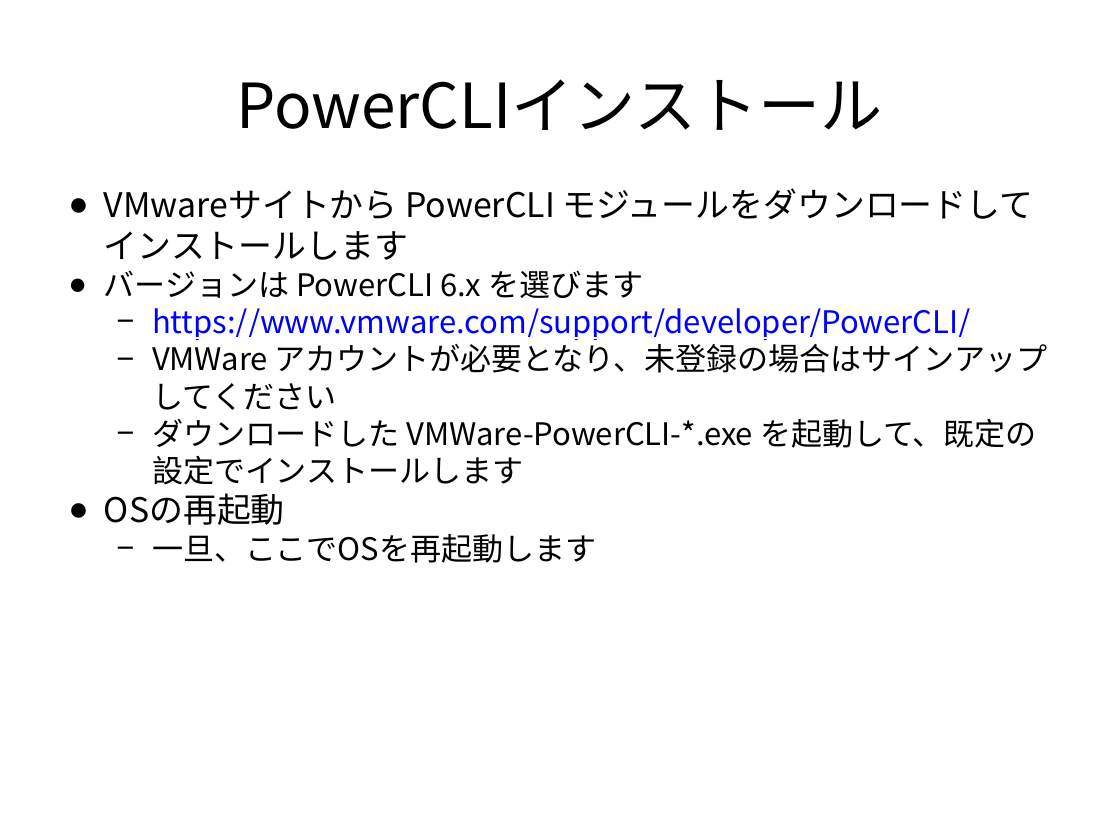
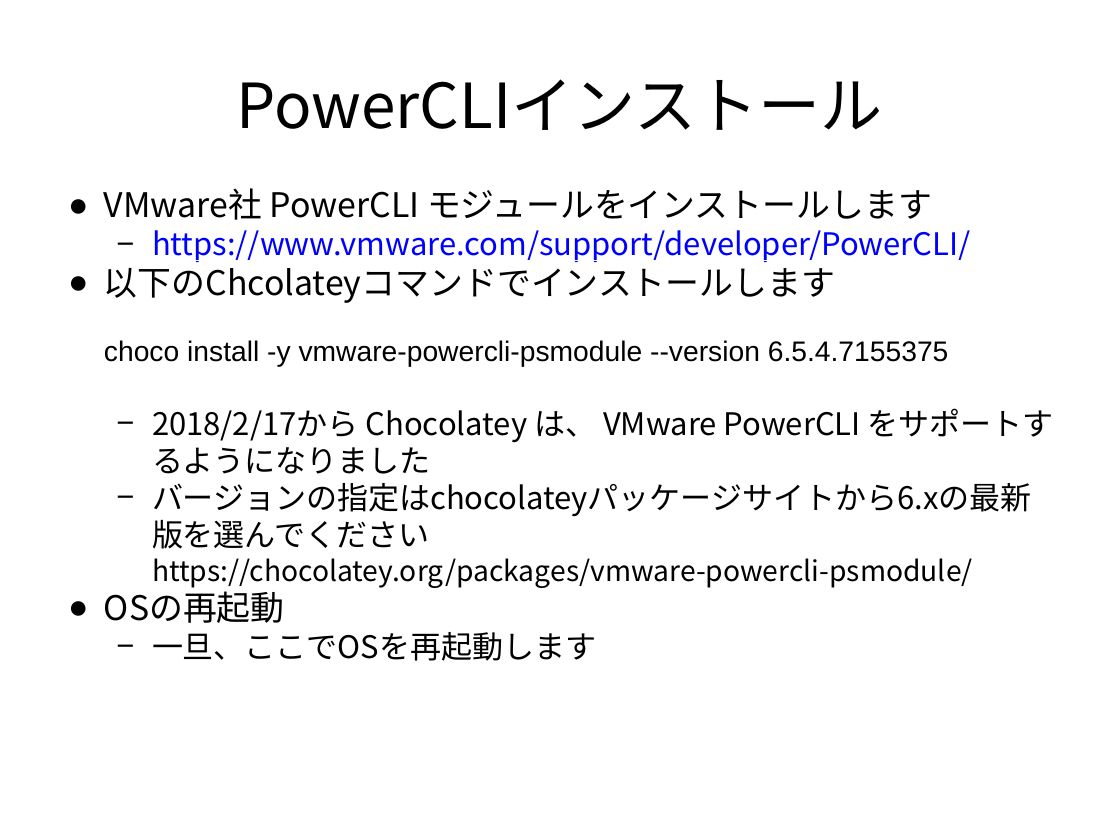
Before and after one commit to frsw3nr/gradle-server-acceptance, a slide deck: slide 14 of docs/jp/tutorial_test_pc.pptx. Drawn at 1120x840 pixels with LibreOffice and Linux fonts; fonts in the diff are those of the drawing. Boxes give left, top, right and bottom in pixels: in the first picture for what was removed or moved away, otherwise in the second. Text is boxed around its words. In the diff, an @@ line names an element or a change of style, - is before the commit and + after.

```diff
--- a/docs/jp/tutorial_test_pc.pptx
+++ b/docs/jp/tutorial_test_pc.pptx
@@ text at (104, 188, 932, 220): text changed @@
-● VMwareサイトから PowerCLI モジュールをダウンロードしてインストールします
-● バージョンは PowerCLI 6.x を選びます
+● VMware社 PowerCLI モジュールをインストールします
@@ text at (104, 261, 1054, 588): text changed; size 22 to 20 pt @@
-  − VMWare アカウントが必要となり、未登録の場合はサインアップしてください
-  − ダウンロードした VMWare-PowerCLI-*.exe を起動して、既定の設定でインストールします
+    ● 以下のChcolateyコマンドでインストールします
+      choco install -y vmware-powercli-psmodule --version 6.5.4.7155375
+  − 2018/2/17から Chocolatey は、 VMware PowerCLI をサポートするようになりました
+  − バージョンの指定はchocolateyパッケージサイトから6.xの最新版を選んでください
+    https://chocolatey.org/packages/vmware-powercli-psmodule/
```
Also in this commit, not shown: 15 other slides changed, 3 other files.
